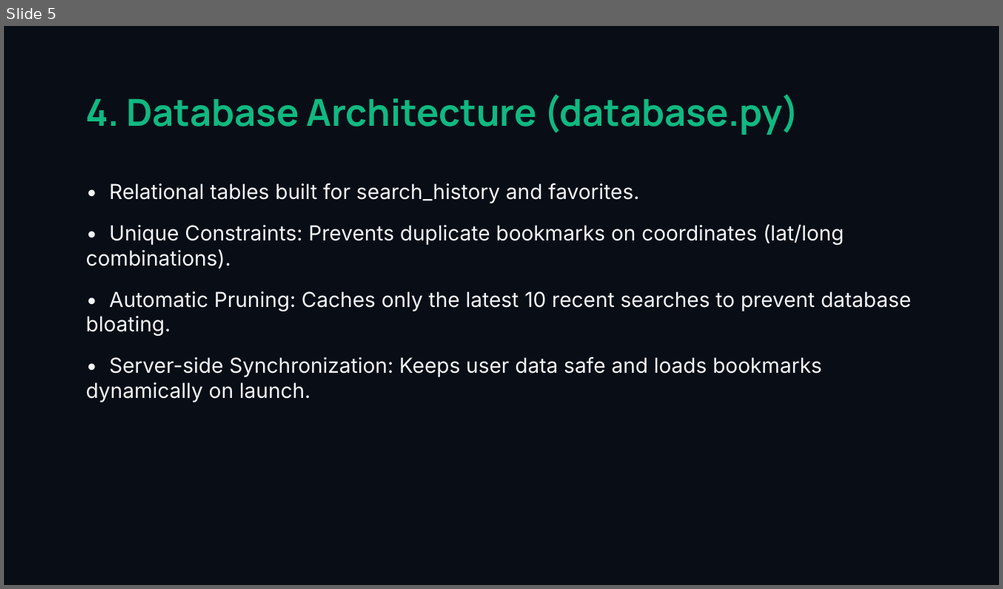
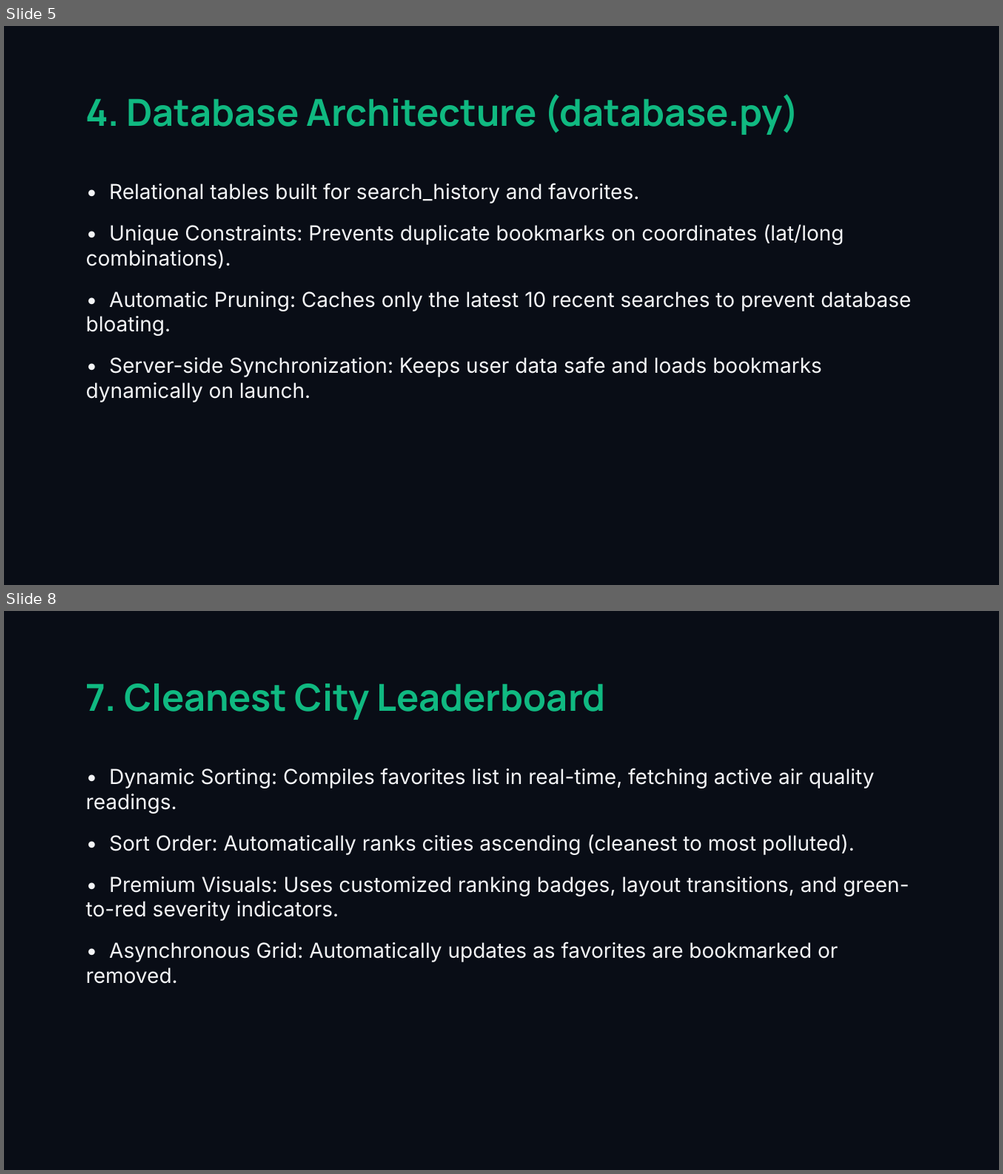
Before and after one commit to Shivaraj519/AeroQuest, a slide deck: AeroQuest_Presentation.pptx. Shown one above the other, each under a label of ours: slide 5 before the commit, slides 5 and 8 after it; the slides between them are not shown. The pictures are 1003x589 and 1003x1174 pixels, drawn with LibreOffice and Linux fonts; fonts in the diff are those of the drawing. Boxes give left, top, right and bottom in pixels: in the first picture for what was removed or moved away, otherwise in the second. Text is boxed around its words. In the diff, an @@ line names an element or a change of style, - is before the commit and + after.

```diff
--- a/AeroQuest_Presentation.pptx
+++ b/AeroQuest_Presentation.pptx
@@ slide 8 added at (4, 611, 999, 1170), background #090D16 @@
@@ text added at (86, 684, 606, 720), 36 pt, text #10B981, bold @@
+7. Cleanest City Leaderboard
@@ text added at (86, 768, 908, 984), 20 pt, text #F3F4F6 @@
+• Dynamic Sorting: Compiles favorites list in real-time, fetching active air quality readings.
+• Sort Order: Automatically ranks cities ascending (cleanest to most polluted).
+• Premium Visuals: Uses customized ranking badges, layout transitions, and green-to-red severity indicators.
+• Asynchronous Grid: Automatically updates as favorites are bookmarked or removed.
```
Also in this commit, not shown: 5 slides changed, 3 other slides added, 4 slides removed, 1 other file.
